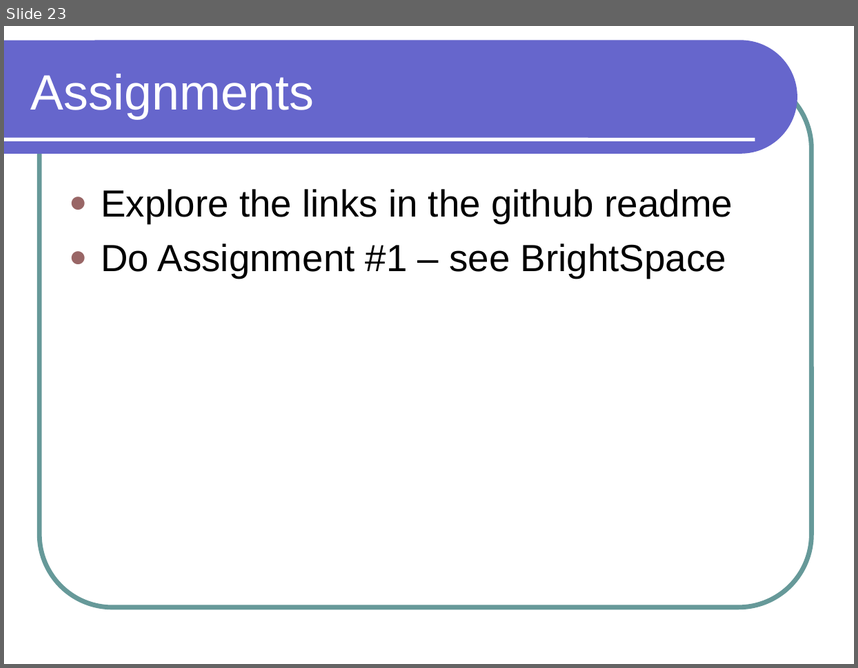
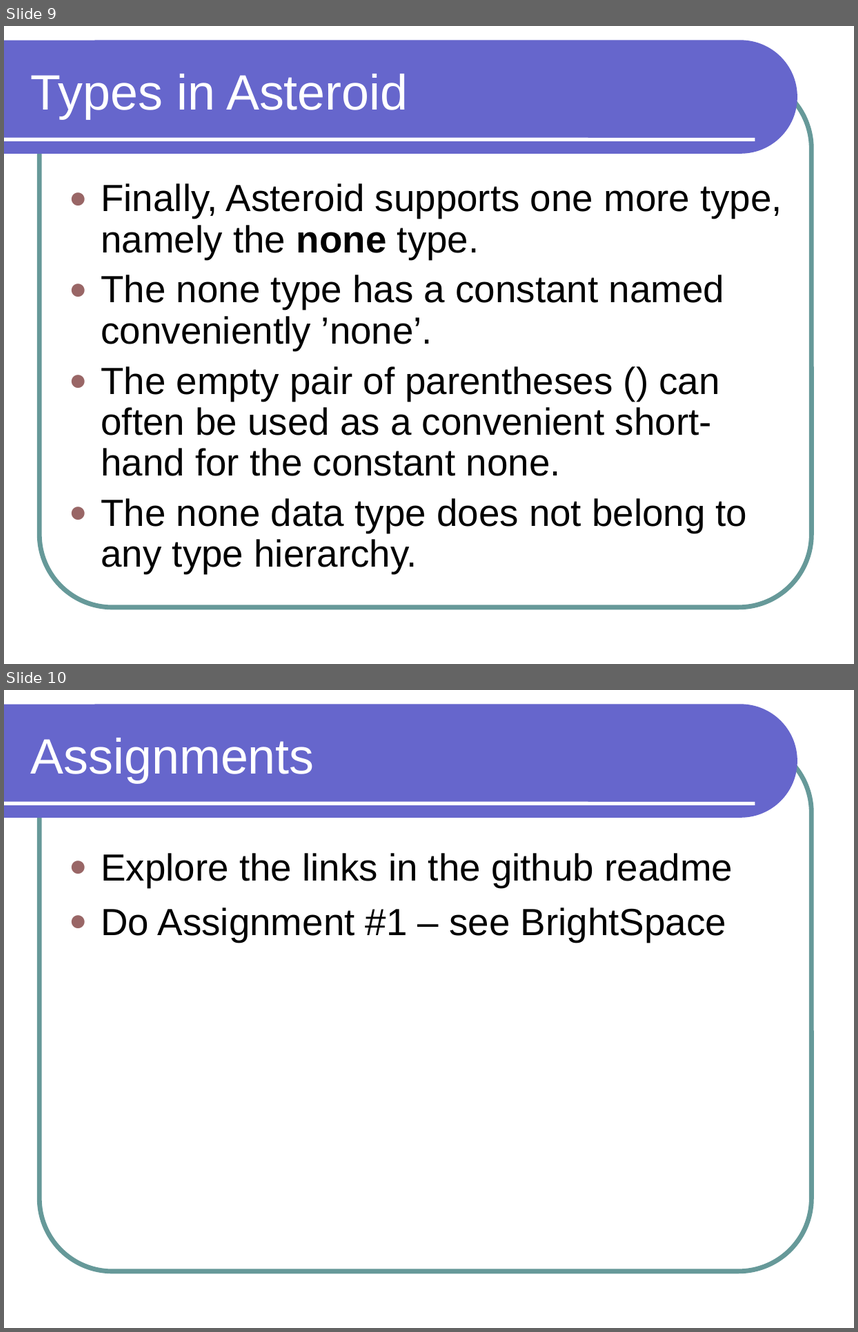
Before and after one commit to lutzhamel/CSC301, a slide deck: notes/csc301-ln002.ppt. Shown one above the other, each under a label of ours: slide 23 before the commit, slides 9 and 10 after it. The pictures are 858x668 and 858x1332 pixels, drawn with LibreOffice and Linux fonts; fonts in the diff are those of the drawing. Boxes give left, top, right and bottom in pixels: in the first picture for what was removed or moved away, otherwise in the second. Text is boxed around its words. In the diff, an @@ line names an element or a change of style, - is before the commit and + after.

Commit message:
converting to Asteroid

```diff
--- a/notes/csc301-ln002.ppt
+++ b/notes/csc301-ln002.ppt
@@ slide 9 added at <box>4,26,854,664</box>, background #FFFFFF; not listed: 3 template elements that a slide beside it also shows @@
@@ title added at <box>31,74,408,118</box>, 42 pt, text #FFFFFF @@
+Types in Asteroid
@@ text added at <box>101,183,782,573</box>, 32 pt, text #000000 @@
+● Finally, Asteroid supports one more type, namely the none type.
+● The none type has a constant named conveniently ’none’.
+● The empty pair of parentheses () can often be used as a convenient short-hand for the constant none.
+● The none data type does not belong to any type hierarchy.
@@ what was slide 23 is now slide 10 @@
```
Also in this commit, not shown: 8 other slides added, 22 slides removed, 13 other files.
